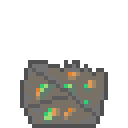
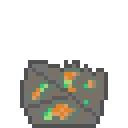
Comparing the layer stacks of the two 128×128 images. Changes:
painted on "Background" over [28, 68, 100, 124]
